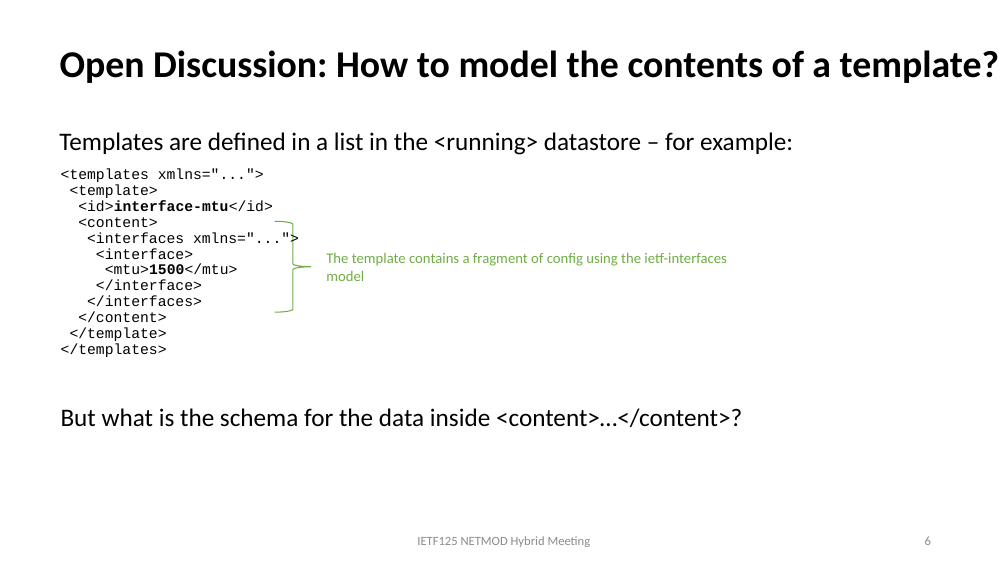
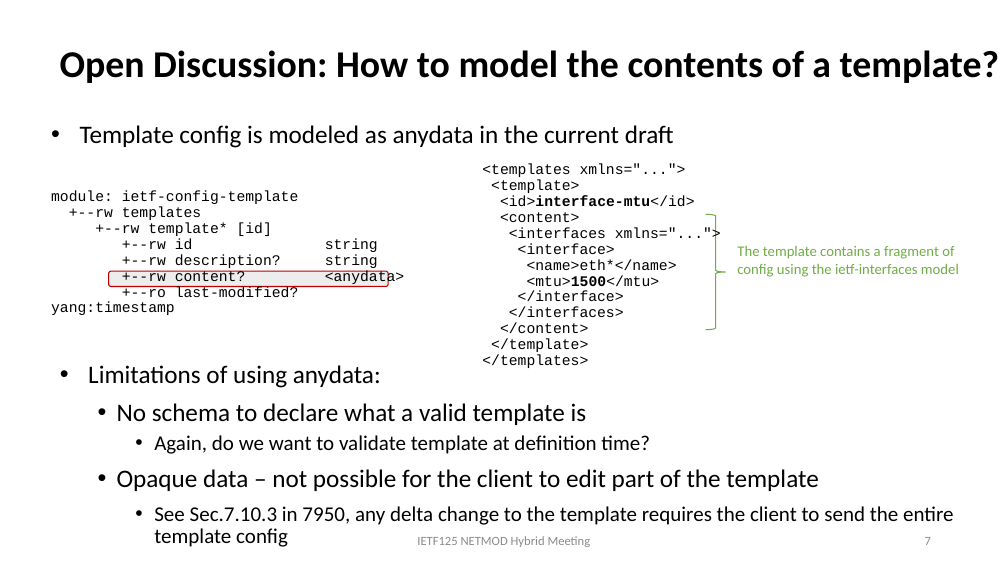
Before and after one commit to QiufangMa/template-mechanism, a slide deck: slide 7 of presentations/IETF125/slides-125-netmod-configuration-template-v1.pptx (slide 6 before the commit). Drawn at 1008x567 pixels with LibreOffice and Linux fonts; fonts in the diff are those of the drawing. Boxes give left, top, right and bottom in pixels: in the first picture for what was removed or moved away, otherwise in the second. Text is boxed around its words. In the diff, an @@ line names an element or a change of style, - is before the commit and + after.

```diff
--- a/presentations/IETF125/slides-125-netmod-configuration-template-v1.pptx
+++ b/presentations/IETF125/slides-125-netmod-configuration-template-v1.pptx
@@ text at (x1=80, y1=125, x2=674, y2=148): text changed @@
-Templates are defined in a list in the <running> datastore – for example:
+• Template config is modeled as anydata in the current draft
@@ text "<templates xmlns="...">" moved from (x1=61, y1=168, x2=299, y2=357) to (x1=482, y1=164, x2=721, y2=368) @@
@@ text added at (x1=51, y1=190, x2=299, y2=315), 14 pt, text #000000 @@
+module: ietf-config-template
++--rw templates
++--rw template* [id]
++--rw id string
++--rw description? string
++--rw content? <anydata>
++--ro last-modified? yang:timestamp
@@ right brace resized from (x1=274, y1=222, x2=311, y2=312) to (x1=706, y1=214, x2=725, y2=330) @@
@@ text "The template contains a fragment ..." rewrapped from (x1=326, y1=253, x2=727, y2=281) to (x1=737, y1=246, x2=959, y2=277) @@
@@ text at (x1=527, y1=259, x2=677, y2=270): paragraph added @@
+<name>eth*</name>
@@ rounded rectangle added at (x1=109, y1=271, x2=389, y2=287), fill #EDEDED, outline #C00000 1 pt @@
@@ text at (x1=88, y1=365, x2=954, y2=547): text changed; size 24 to 20 pt @@
-But what is the schema for the data inside <content>…</content>?
+• Limitations of using anydata:
+  • No schema to declare what a valid template is
+    • Again, do we want to validate template at definition time?
+  • Opaque data – not possible for the client to edit part of the template
+    • See Sec.7.10.3 in 7950, any delta change to the template requires the client to send the entire template config
@@ text at (x1=925, y1=537, x2=931, y2=545): text changed @@
-6
+7
```
Also in this commit, not shown: 3 other slides changed, 1 slide added, 1 slide removed.
